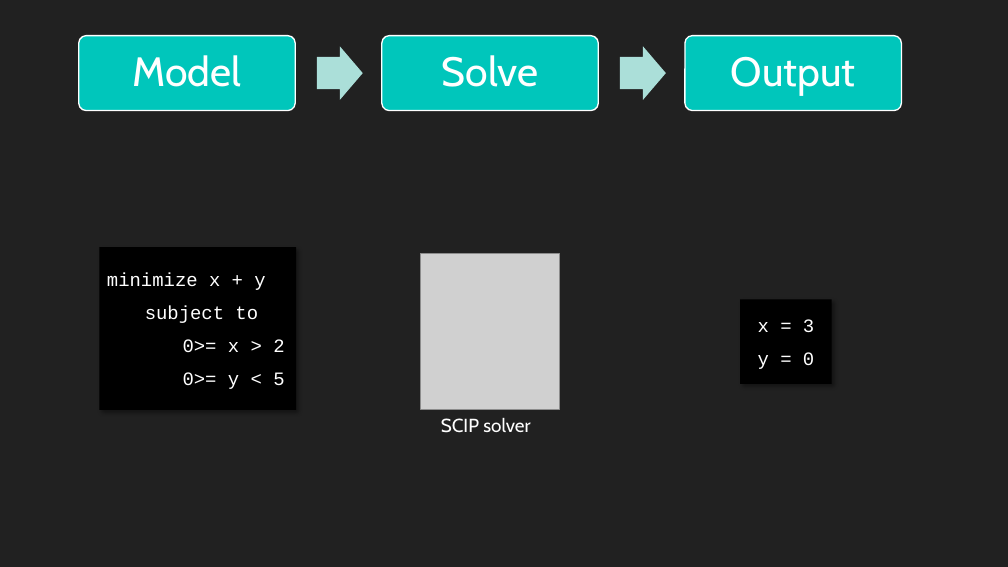
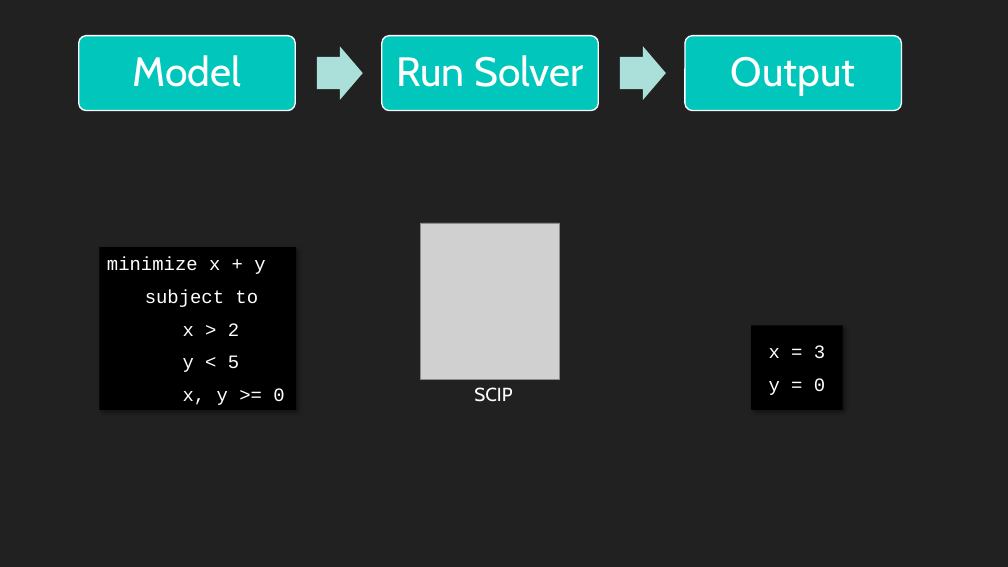
Before and after one commit to VikingDai/Honours-MAPF, a slide deck: slide 30 of Documents/Intermediate Presentation/Presentation Rev 3.pptx (slide 45 before the commit). Drawn at 1008x567 pixels with LibreOffice and Linux fonts; fonts in the diff are those of the drawing; grey boxes stand for pictures. Boxes give left, top, right and bottom in pixels: in the first picture for what was removed or moved away, otherwise in the second. Text is boxed around its words. In the diff, an @@ line names an element or a change of style, - is before the commit and + after.

```diff
--- a/Documents/Intermediate Presentation/Presentation Rev 3.pptx
+++ b/Documents/Intermediate Presentation/Presentation Rev 3.pptx
@@ text at (x1=396, y1=55, x2=584, y2=87): text changed @@
-Solve
+Run Solver
@@ picture moved from (x1=420, y1=253, x2=560, y2=410) to (x1=420, y1=223, x2=560, y2=380) @@
@@ text at (x1=183, y1=323, x2=284, y2=405): text changed @@
-0>= x > 2
-0>= y < 5
+x > 2
+y < 5
+x, y >= 0
@@ rectangle "x = 3" moved from (x1=740, y1=299, x2=832, y2=384) to (x1=752, y1=325, x2=843, y2=410) @@
@@ text at (x1=474, y1=387, x2=512, y2=402): text changed @@
-SCIP solver
+SCIP
```
Also in this commit, not shown: 30 other slides changed, 2 slides added, 14 slides removed.
